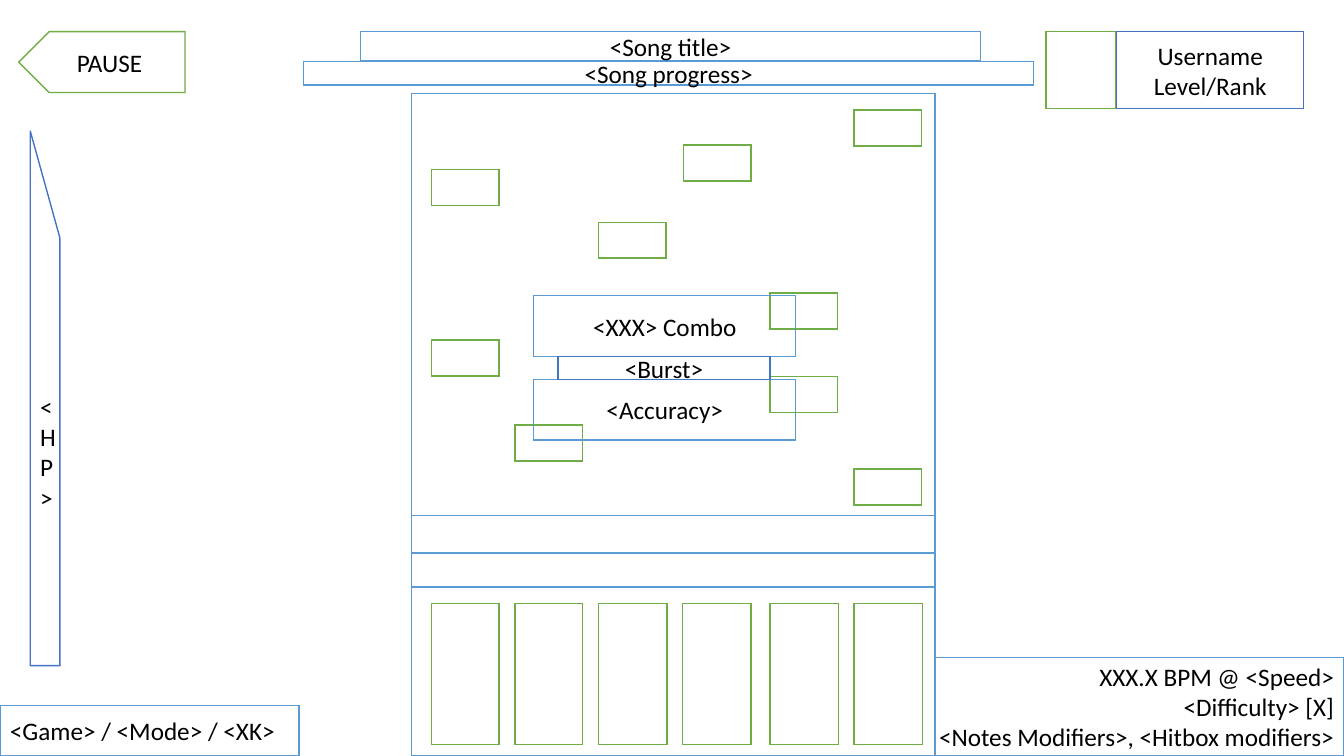
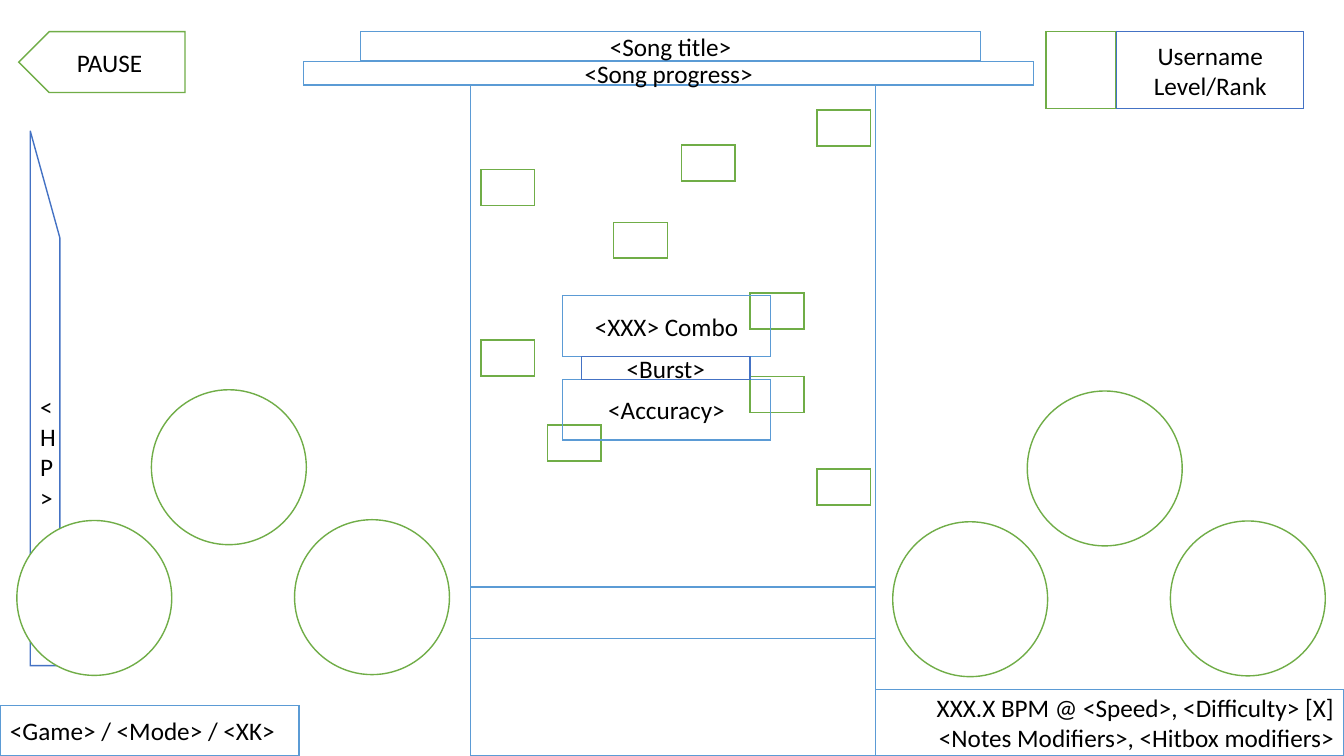
Before and after one commit to OliverMontor/beats2, a slide deck: slide 11 of beats2/Docs/Beats2 - Design Spec.pptx (slide 16 before the commit). Drawn at 1344x756 pixels with LibreOffice and Linux fonts; fonts in the diff are those of the drawing. Boxes give left, top, right and bottom in pixels: in the first picture for what was removed or moved away, otherwise in the second. Text is boxed around its words. In the diff, an @@ line names an element or a change of style, - is before the commit and + after.

```diff
--- a/beats2/Docs/Beats2 - Design Spec.pptx
+++ b/beats2/Docs/Beats2 - Design Spec.pptx
@@ rectangle: place and size @@
-rectangle at (411,93,936,587)
+rectangle at (471,85,876,756)
@@ rectangle: place and size @@
-rectangle at (854,110,922,146)
+rectangle at (817,110,870,146)
@@ rectangle: place and size @@
-rectangle at (684,145,751,181)
+rectangle at (682,145,735,181)
@@ rectangle: place and size @@
-rectangle at (432,169,499,206)
+rectangle at (481,169,534,206)
@@ rectangle: place and size @@
-rectangle at (599,222,666,258)
+rectangle at (614,222,667,258)
@@ rectangle "<XXX> Combo": place and size @@
-rectangle "<XXX> Combo" at (534,295,797,356)
+rectangle "<XXX> Combo" at (563,295,771,356)
@@ rectangle: place and size @@
-rectangle at (770,293,838,330)
+rectangle at (750,293,804,330)
@@ rectangle: place and size @@
-rectangle at (432,340,499,376)
+rectangle at (481,340,534,376)
@@ rectangle "<Burst>": place and size @@
-rectangle "<Burst>" at (558,357,770,380)
+rectangle "<Burst>" at (582,357,750,380)
@@ rectangle "<Accuracy>": place and size @@
-rectangle "<Accuracy>" at (534,379,797,440)
+rectangle "<Accuracy>" at (563,379,771,440)
@@ rectangle: place and size @@
-rectangle at (770,376,838,412)
+rectangle at (750,376,804,412)
@@ ellipse added at (151,390,307,545), fill #FFFFFF, outline #70AD47 1 pt @@
@@ ellipse added at (1027,391,1183,546), fill #FFFFFF, outline #70AD47 1 pt @@
@@ rectangle: place and size @@
-rectangle at (515,425,583,462)
+rectangle at (547,425,601,462)
@@ rectangle: place and size @@
-rectangle at (854,469,922,505)
+rectangle at (817,469,870,505)
@@ ellipse added at (17,520,172,676), fill #FFFFFF, outline #70AD47 1 pt @@
@@ ellipse added at (294,520,450,676), fill #FFFFFF, outline #70AD47 1 pt @@
@@ rectangle removed at (411,516,936,554) @@
@@ ellipse added at (893,522,1049,678), fill #FFFFFF, outline #70AD47 1 pt @@
@@ ellipse added at (1171,521,1326,677), fill #FFFFFF, outline #70AD47 1 pt @@
@@ rectangle: place and size @@
-rectangle at (411,588,936,756)
+rectangle at (471,587,876,638)
@@ rectangle removed at (432,604,499,745) @@
@@ rectangle removed at (515,604,583,745) @@
@@ rectangle removed at (599,604,667,745) @@
@@ rectangle removed at (683,604,751,745) @@
@@ rectangle removed at (770,604,839,745) @@
@@ rectangle removed at (854,604,923,745) @@
@@ rectangle "XXX.X BPM @ <Speed>, <Difficulty> ...": place and size @@
-rectangle "XXX.X BPM @ <Speed>, <Difficulty> ..." at (724,657,1344,755)
+rectangle "XXX.X BPM @ <Speed>, <Difficulty> ..." at (847,690,1344,755)
@@ text in rectangle at (937,698,1334,750): text changed @@
-XXX.X BPM @ <Speed>
-<Difficulty> [X]
-<Notes Modifiers>, <Hitbox modifiers>
+XXX.X BPM @ <Speed>, <Difficulty> [X]
+<Notes Modifiers>, <Hitbox modifiers>
```
Also in this commit, not shown: 17 other slides changed, 6 slides removed, 7 other files.
